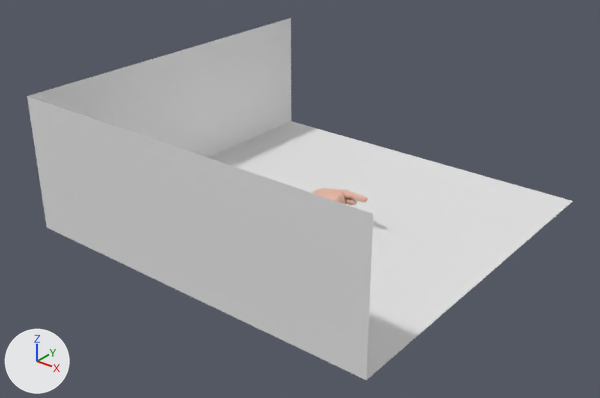
Before and after pictures for a commit that changed the OBJ model Hand Models Blender/alphabet/P.obj.
Camera for both pictures: a camera (50 mm lens) standing at (22.5, -29.2, 17.7) and looking at (0.1, -1.2, 0.3). Every picture has the same lights, and +X, +Y and +Z are marked at lower left. Where no turn or scale is listed for an object, it has been applied to the vertices.

The first picture shows 'Plane.004', 'Plane_Plane.006'.
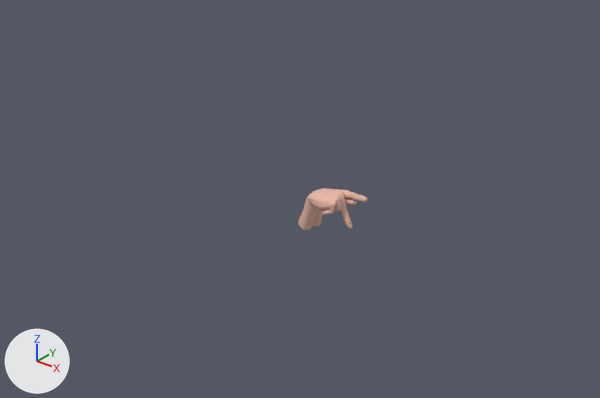
Boxes [x1, y1, x2, y2] around the edits, measured in the pictures (600 x 398 px):
```json
{"object": "Plane_Plane.006", "change": "deleted", "before": [27, 18, 572, 380]}
{"object": "Plane.004", "change": "unchanged, uncovered by the edit", "before": [312, 188, 368, 205], "after": [298, 188, 368, 230]}
```

The change, as JSON lines over the scene's bpy script:
```json
{"op": "remove", "block": "ob_plane_plane_006", "code": ["ob_plane_plane_006 = bpy.data.objects.new('Plane_Plane.006', me_plane_plane_006)", "ob_plane_plane_006.location = (0.0, 0.0, 0.0)"]}
```
